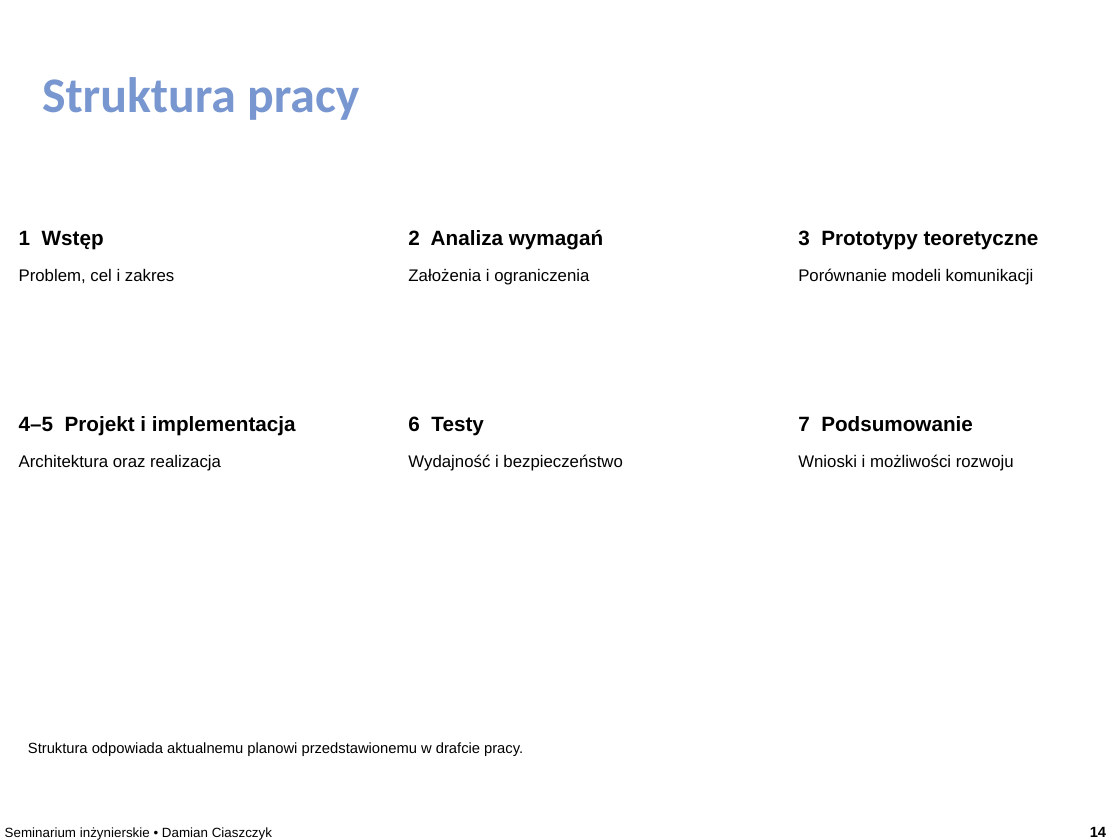
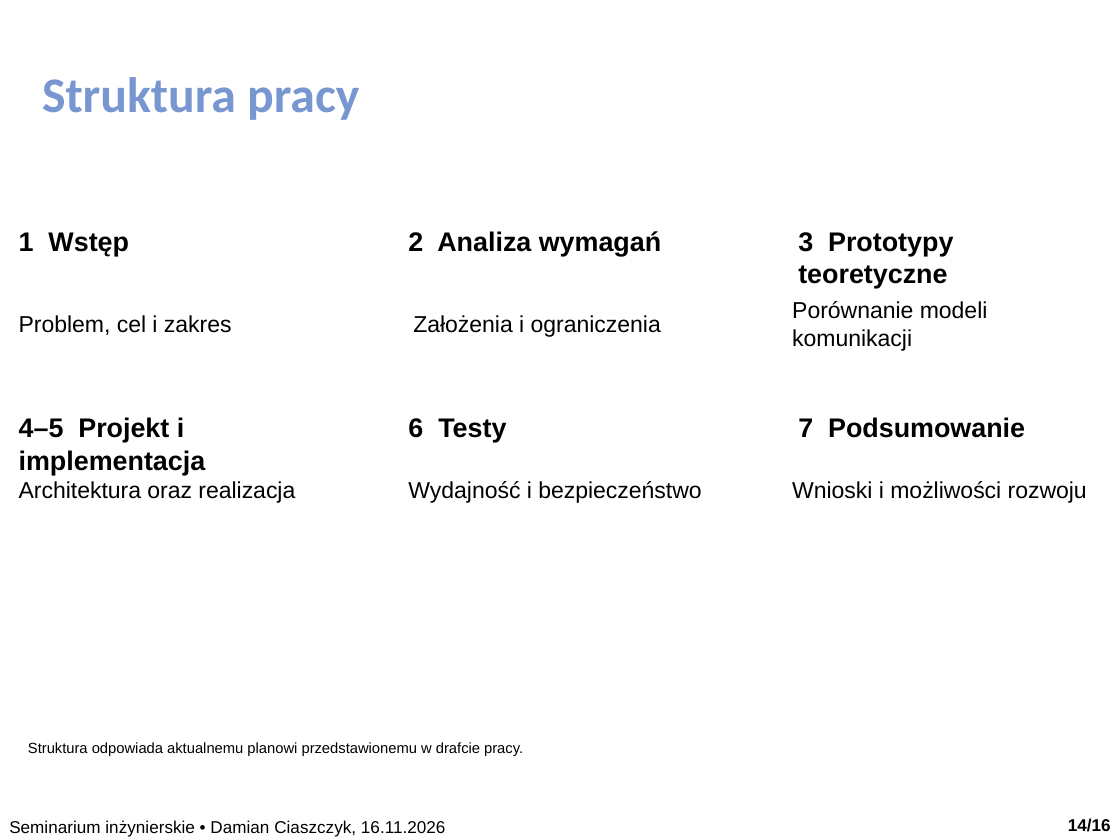
Before and after one commit to dciaszczyk/Engineering_Diploma, a slide deck: slide 14 of prezentacja/prezentacja_seminarka.pptx. Drawn at 1120x840 pixels with LibreOffice and Linux fonts; fonts in the diff are those of the drawing. Boxes give left, top, right and bottom in pixels: in the first picture for what was removed or moved away, otherwise in the second. Text is boxed around its words. In the diff, an @@ line names an element or a change of style, - is before the commit and + after.

```diff
--- a/prezentacja/prezentacja_seminarka.pptx
+++ b/prezentacja/prezentacja_seminarka.pptx
@@ size 10.8 to 14.8 pt in 6 elements at box(19, 481, 295, 503), box(408, 481, 701, 503), box(792, 481, 1087, 503), box(19, 315, 232, 335), box(413, 315, 661, 337), box(792, 301, 988, 351) @@
@@ text "Porównanie modeli komunikacji": place and size @@
-text "Porównanie modeli komunikacji" at box(798, 268, 1034, 285)
+text "Porównanie modeli komunikacji" at box(792, 301, 988, 351)
@@ text "Problem, cel i zakres": place and size @@
-text "Problem, cel i zakres" at box(19, 268, 174, 283)
+text "Problem, cel i zakres" at box(19, 315, 232, 335)
@@ text "Założenia i ograniczenia": place and size @@
-text "Założenia i ograniczenia" at box(408, 268, 589, 285)
+text "Założenia i ograniczenia" at box(413, 315, 661, 337)
@@ size 13.3 to 17.3 pt in 6 elements at box(19, 232, 129, 256), box(408, 231, 661, 256), box(408, 418, 506, 443), box(798, 417, 1025, 438), box(798, 232, 953, 288), box(19, 417, 206, 475) @@
@@ text "Architektura oraz realizacja": place and size @@
-text "Architektura oraz realizacja" at box(19, 454, 221, 471)
+text "Architektura oraz realizacja" at box(19, 481, 295, 503)
@@ text "Wydajność i bezpieczeństwo": place and size @@
-text "Wydajność i bezpieczeństwo" at box(408, 454, 622, 471)
+text "Wydajność i bezpieczeństwo" at box(408, 481, 701, 503)
@@ text "Wnioski i możliwości rozwoju": place and size @@
-text "Wnioski i możliwości rozwoju" at box(798, 454, 1014, 471)
+text "Wnioski i możliwości rozwoju" at box(792, 481, 1087, 503)
@@ text at box(9, 820, 445, 837): text changed; size 8.7 to 11 pt @@
-Seminarium inżynierskie • Damian Ciaszczyk
+Seminarium inżynierskie • Damian Ciaszczyk, 16.11.2026
@@ text at box(1068, 818, 1111, 832): text changed; size 9.5 to 11 pt @@
-14
+14/16
```
Also in this commit, not shown: 15 other slides changed, 1 other file.
